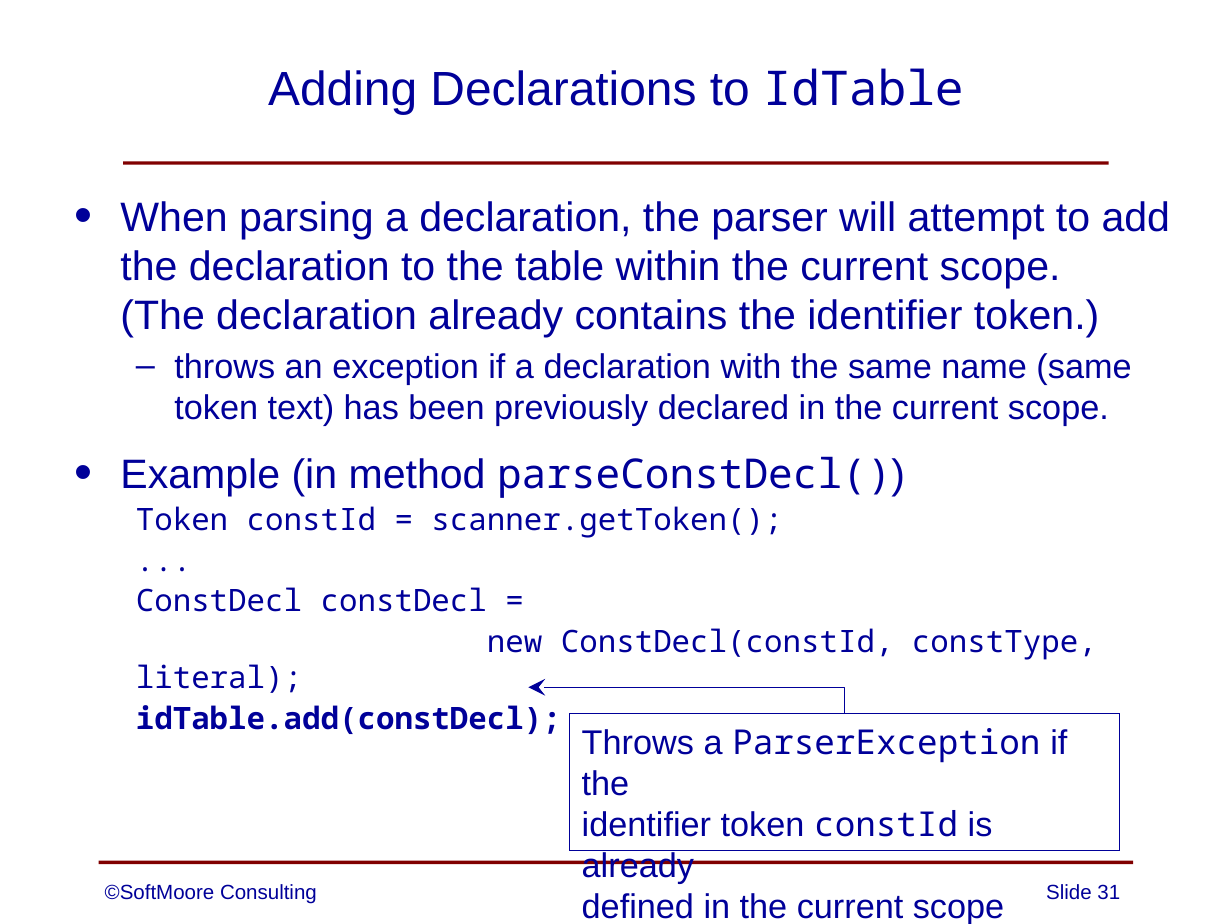
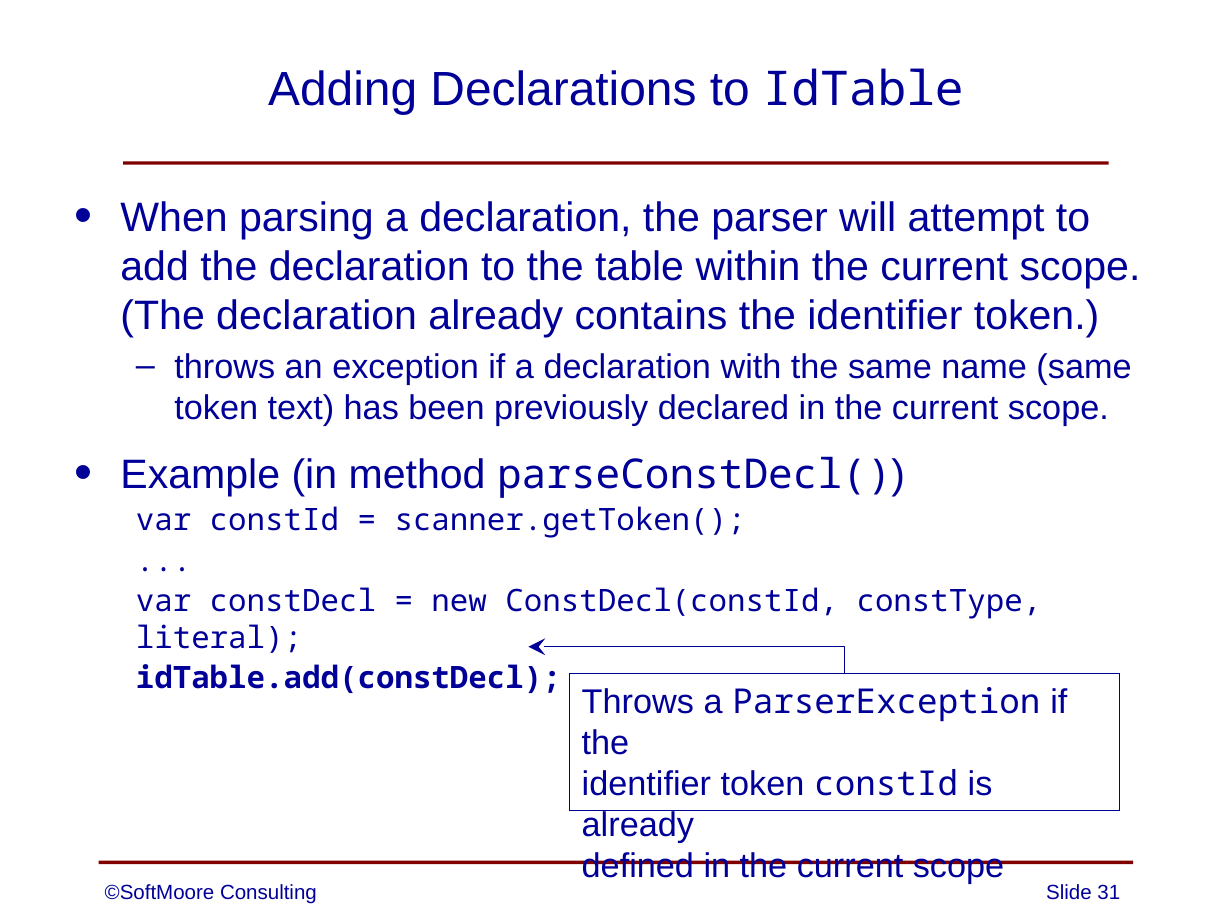
Before and after one commit to SoftMoore/CPRL-Java-3rd, a slide deck: slide 31 of PowerPoints/08 - Abstract Syntax Trees.pptx. Drawn at 1232x924 pixels with LibreOffice and Linux fonts; fonts in the diff are those of the drawing. Boxes give left, top, right and bottom in pixels: in the first picture for what was removed or moved away, otherwise in the second. Text is boxed around its words. In the diff, an @@ line names an element or a change of style, - is before the commit and + after.

```diff
--- a/PowerPoints/08 - Abstract Syntax Trees.pptx
+++ b/PowerPoints/08 - Abstract Syntax Trees.pptx
@@ text at box(136, 506, 746, 538): text changed @@
-  Token constId = scanner.getToken();
+  var constId = scanner.getToken();
@@ text at box(136, 587, 1042, 653): text changed @@
-  ConstDecl constDecl =
-  new ConstDecl(constId, constType, literal);
+  var constDecl = new ConstDecl(constId, constType, literal);
@@ elbow arrow moved from (844, 713) - (529, 687) to (844, 674) - (529, 647) @@
@@ rectangle "Throws a ParserException if the": place and size @@
-rectangle "Throws a ParserException if the" at box(569, 713, 1119, 850)
+rectangle "Throws a ParserException if the" at box(569, 674, 1119, 811)
```
Also in this commit, not shown: 13 other slides changed.
